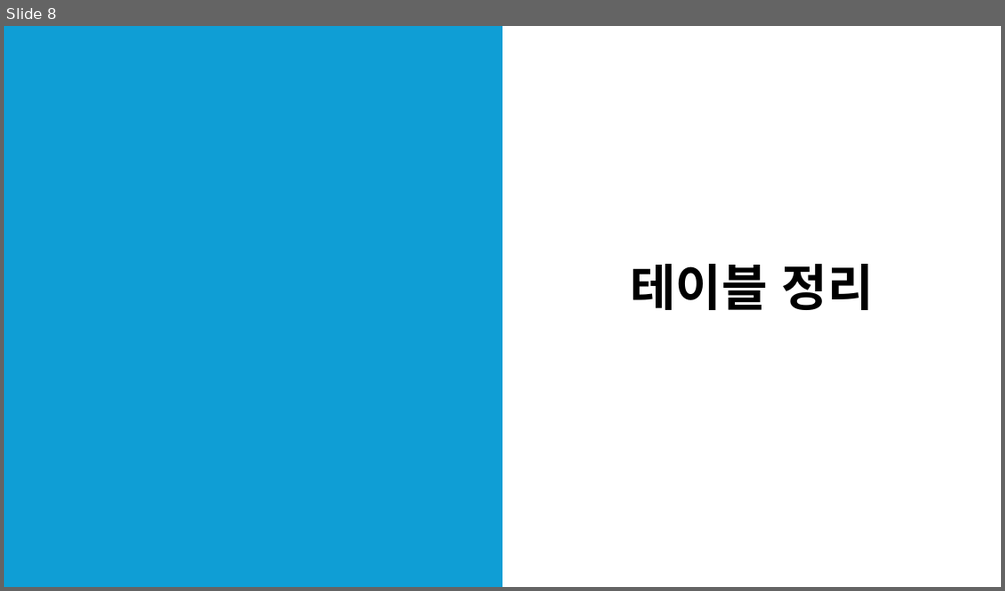
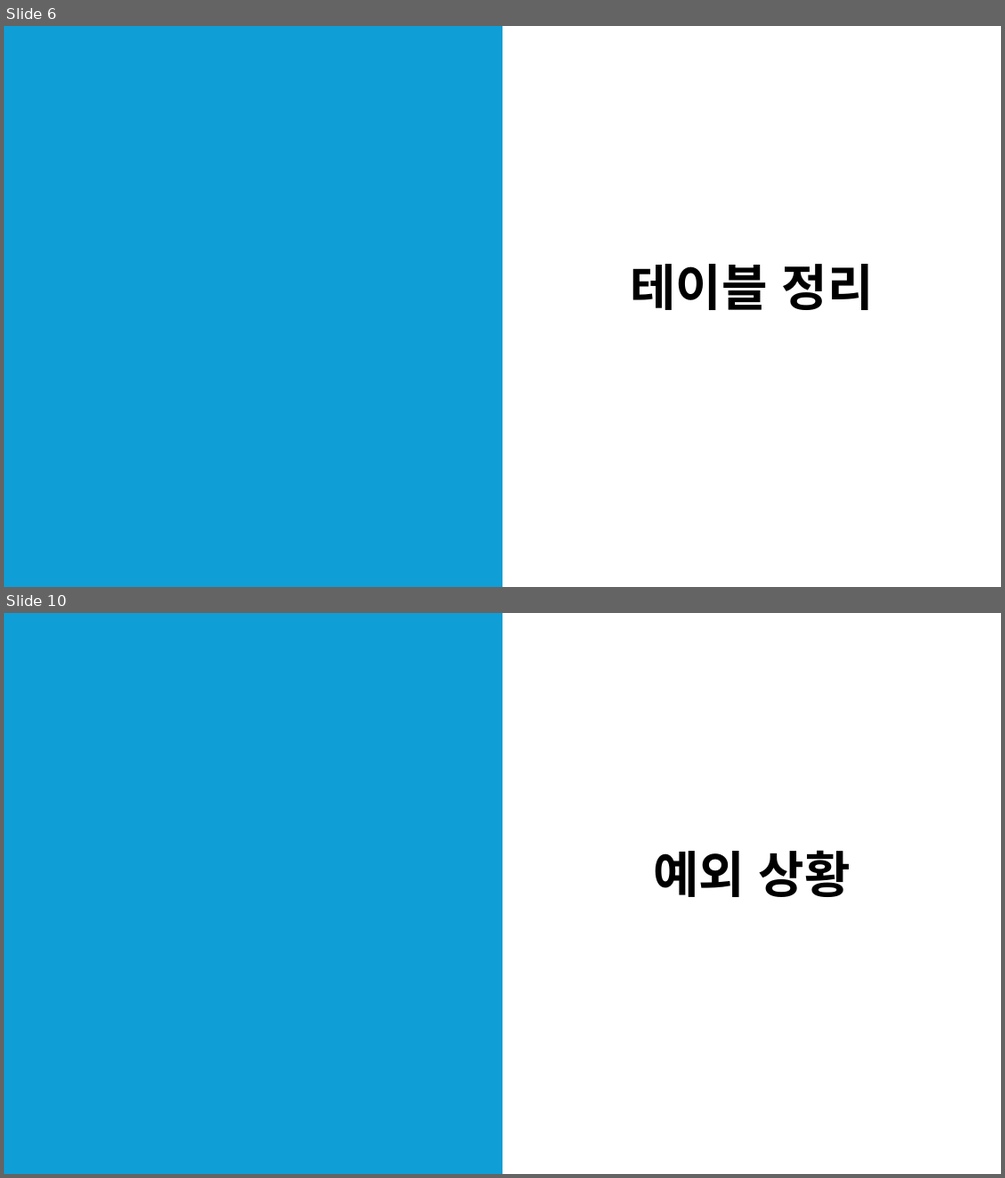
Before and after one commit to EpicRocket/SProjectDesign, a slide deck: Design/시스템 문서/게임 시작 플로우.pptx. Shown one above the other, each under a label of ours: slide 8 before the commit, slides 6 and 10 after it; the slides between them are not shown. The pictures are 1005x591 and 1005x1178 pixels, drawn with LibreOffice and Linux fonts; fonts in the diff are those of the drawing. Boxes give left, top, right and bottom in pixels: in the first picture for what was removed or moved away, otherwise in the second. Text is boxed around its words. In the diff, an @@ line names an element or a change of style, - is before the commit and + after.

```diff
--- a/Design/시스템 문서/게임 시작 플로우.pptx
+++ b/Design/시스템 문서/게임 시작 플로우.pptx
@@ slide 10 added at box(4, 613, 1001, 1174), background #FFFFFF @@
@@ rectangle added at box(4, 613, 502, 1174), fill #0F9ED5 @@
@@ text added at box(653, 850, 850, 897), 48 pt, text #000000, bold @@
+예외 상황
@@ what was slide 8 is now slide 6 @@
```
Also in this commit, not shown: 3 slides changed, 3 other slides added, 2 slides removed, 2 other files.
